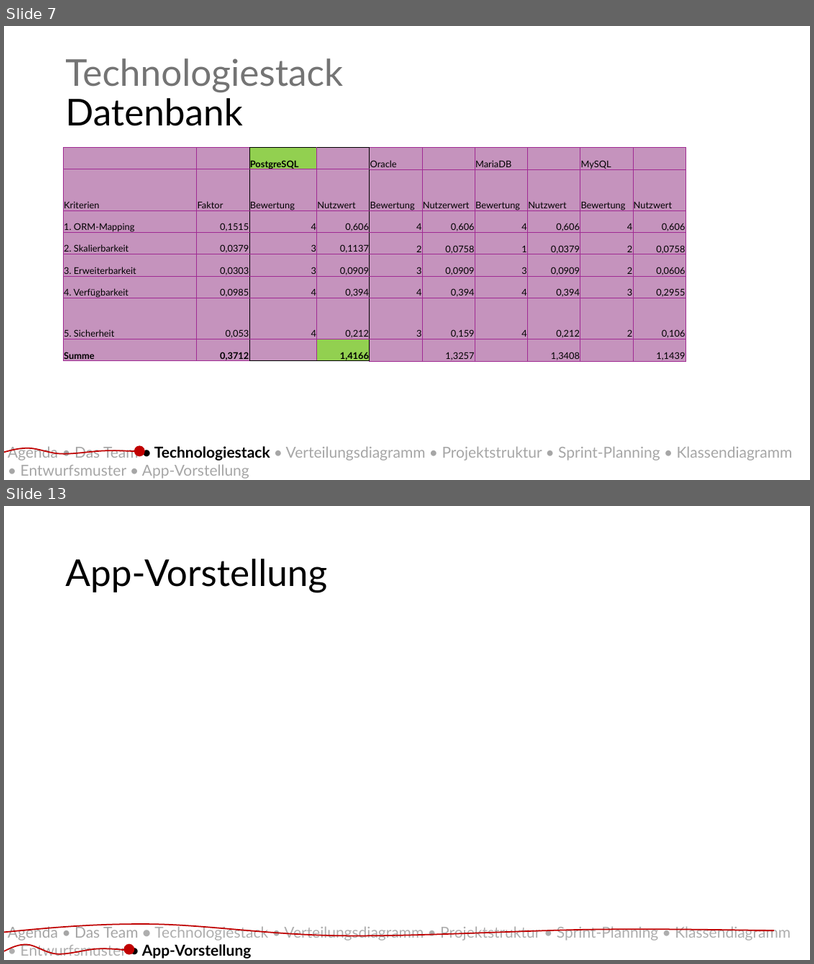
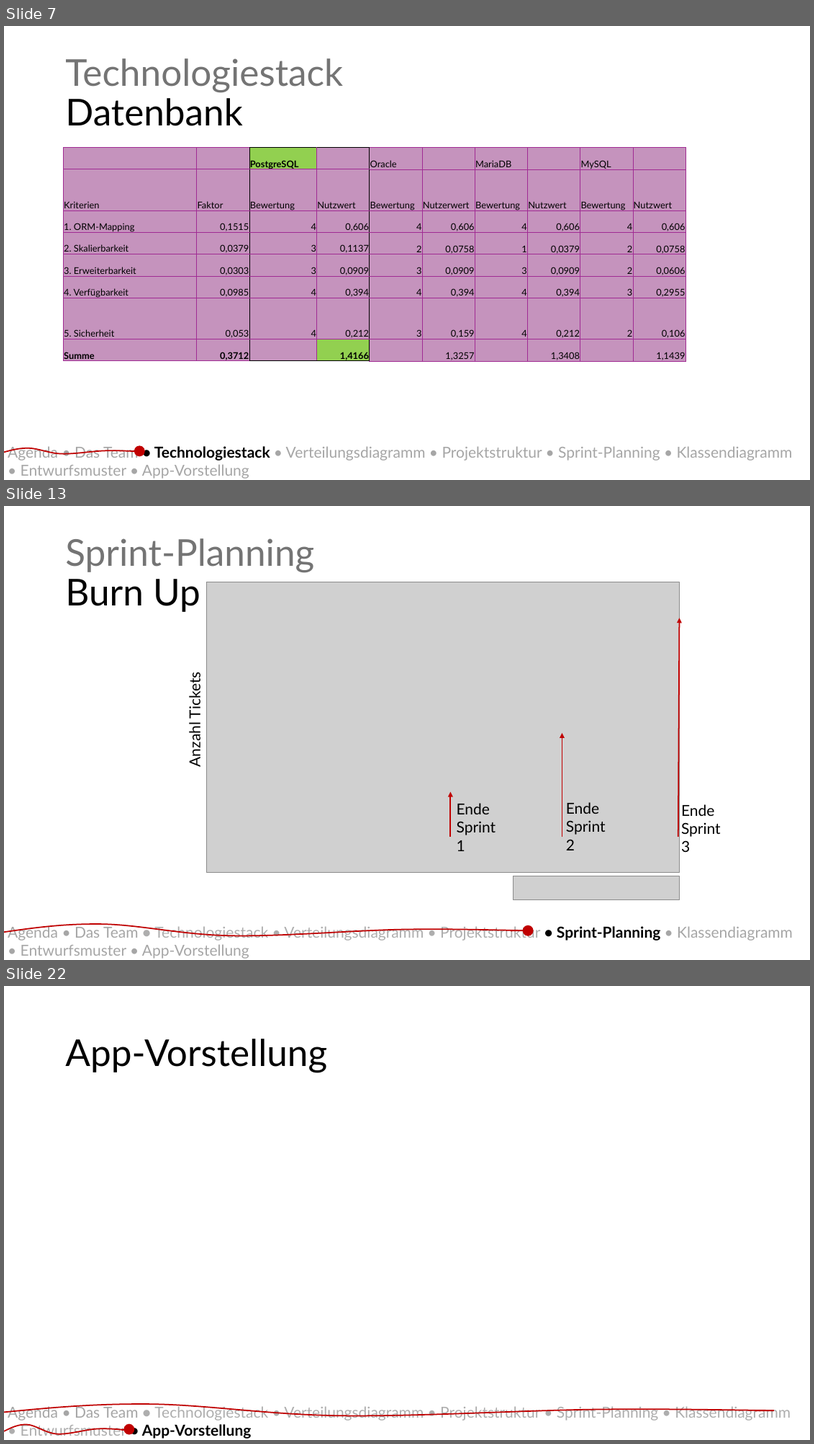
Before and after one commit to BenjaminBrxun/sonar, a slide deck: documentation/Präsentation_SWT2.pptm. Shown one above the other, each under a label of ours: slides 7 and 13 before the commit, slides 7, 13 and 22 after it; the slides between them are not shown. The pictures are 814x964 and 814x1444 pixels, drawn with LibreOffice and Linux fonts; fonts in the diff are those of the drawing; grey boxes stand for pictures. Boxes give left, top, right and bottom in pixels: in the first picture for what was removed or moved away, otherwise in the second. Text is boxed around its words. In the diff, an @@ line names an element or a change of style, - is before the commit and + after.

```diff
--- a/documentation/Präsentation_SWT2.pptm
+++ b/documentation/Präsentation_SWT2.pptm
@@ slide 13 added at [4,506,810,960], background #FFFFFF @@
@@ title added at [65,538,314,612], 44 pt, text #747474 @@
+Sprint-Planning
+Burn Up
@@ picture added at [206,582,680,872] @@
@@ arrow added from (679, 836) to (680, 618), #C00000 1.5 pt @@
@@ text added at [185,676,203,765], 18 pt, text #000000 @@
+Anzahl Tickets
@@ arrow added from (563, 836) to (563, 733), #C00000 1.5 pt @@
@@ arrow added from (451, 836) to (451, 792), #C00000 1.5 pt @@
@@ text added at [457,803,496,851], 18 pt, text #000000 @@
+Ende
+Sprint 1
@@ text added at [566,802,606,850], 18 pt, text #000000 @@
+Ende
+Sprint 2
@@ text added at [682,804,721,852], 18 pt, text #000000 @@
+Ende
+Sprint 3
@@ picture added at [514,876,680,900] @@
@@ freeform shape added at [4,924,524,936], outline #C00000 1.5 pt @@
@@ text added at [8,924,793,958], 18 pt, text #A6A6A6 @@
+Agenda • Das Team • Technologiestack • Verteilungsdiagramm • Projektstruktur • Sprint-Planning • Klassendiagramm
+• Entwurfsmuster • App-Vorstellung
@@ ellipse added at [524,926,533,936], fill #C00000, outline #C00000 1.5 pt @@
@@ what was slide 13 is now slide 22 @@
```
Also in this commit, not shown: 5 slides changed, 8 other slides added.
